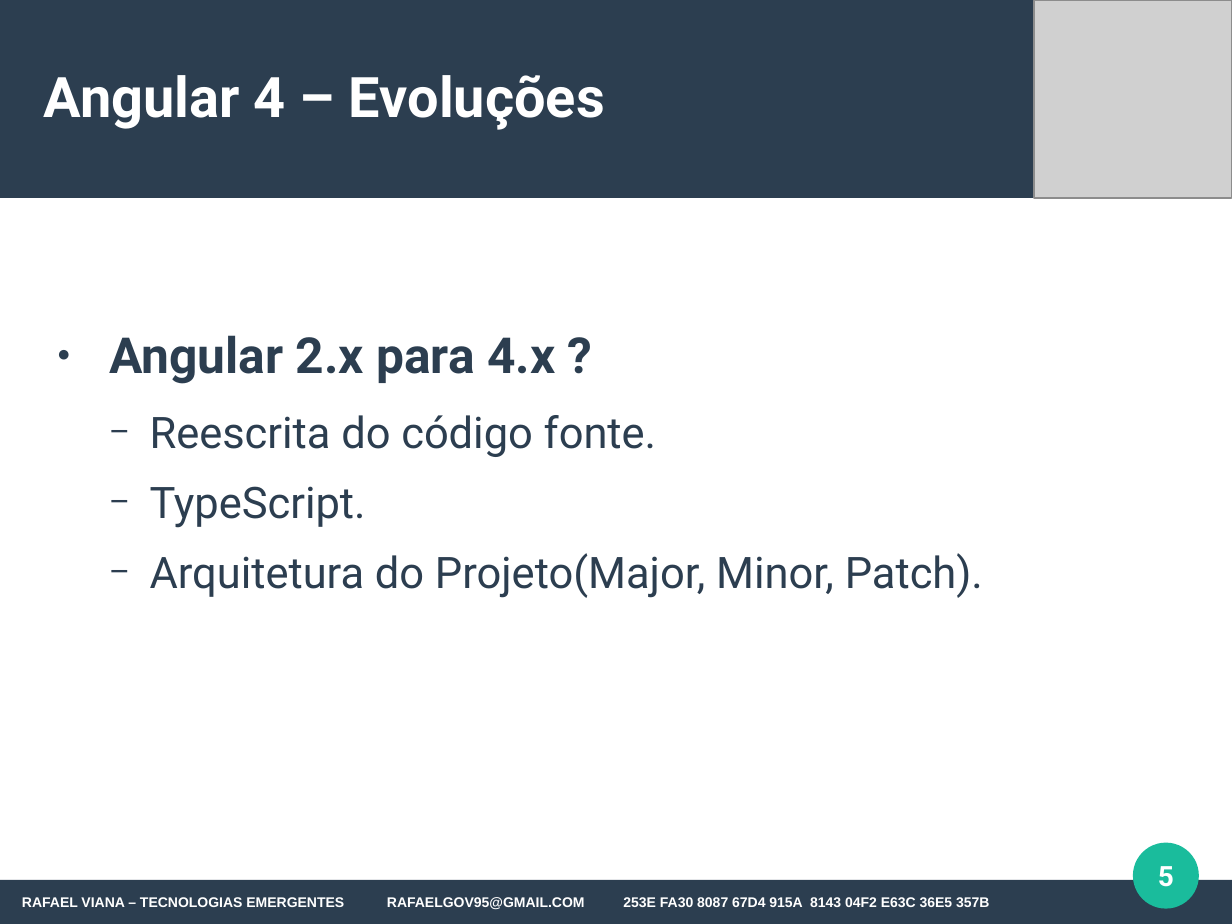
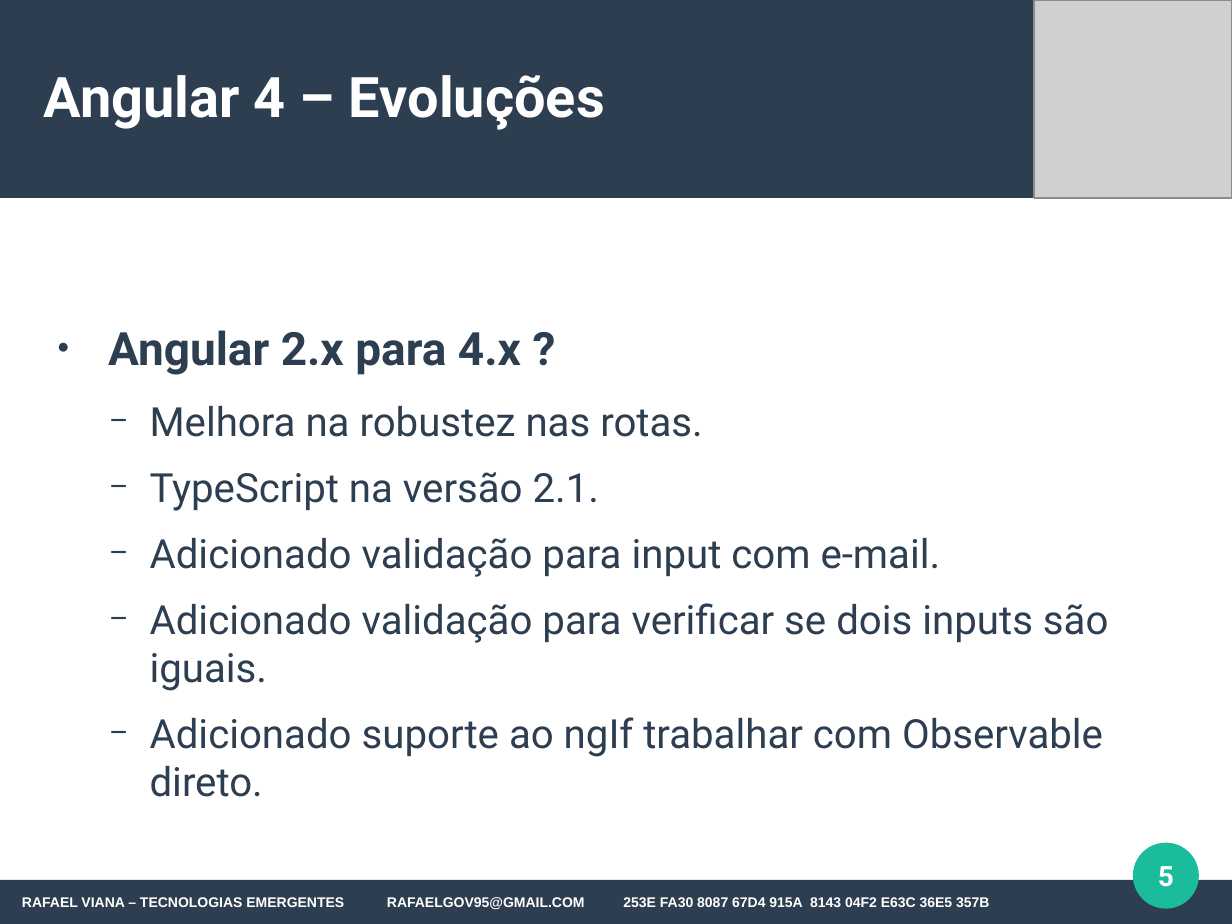
Before and after one commit to rafaelgov95/TE, a slide deck: slide 5 of Apresentação/Angular-4.odp. Drawn at 1232x924 pixels with LibreOffice and Linux fonts; fonts in the diff are those of the drawing; grey boxes stand for pictures. Boxes give left, top, right and bottom in pixels: in the first picture for what was removed or moved away, otherwise in the second. Text is boxed around its words. In the diff, an @@ line names an element or a change of style, - is before the commit and + after.

```diff
--- a/Apresentação/Angular-4.odp
+++ b/Apresentação/Angular-4.odp
@@ text at box(108, 330, 521, 375): size 32 to 29.6 pt in "Angular 2.x para 4.x ?" @@
@@ text at box(150, 406, 1109, 797): text changed; size 28 to 25.9 pt @@
-  − Reescrita do código fonte.
-  − TypeScript.
-  − Arquitetura do Projeto(Major, Minor, Patch).
+  − Melhora na robustez nas rotas.
+  − TypeScript na versão 2.1.
+  − Adicionado validação para input com e-mail.
+  − Adicionado validação para verificar se dois inputs são iguais.
+  − Adicionado suporte ao ngIf trabalhar com Observable direto.
```
Also in this commit, not shown: 3 other slides changed, 1 slide added, 1 other file.
